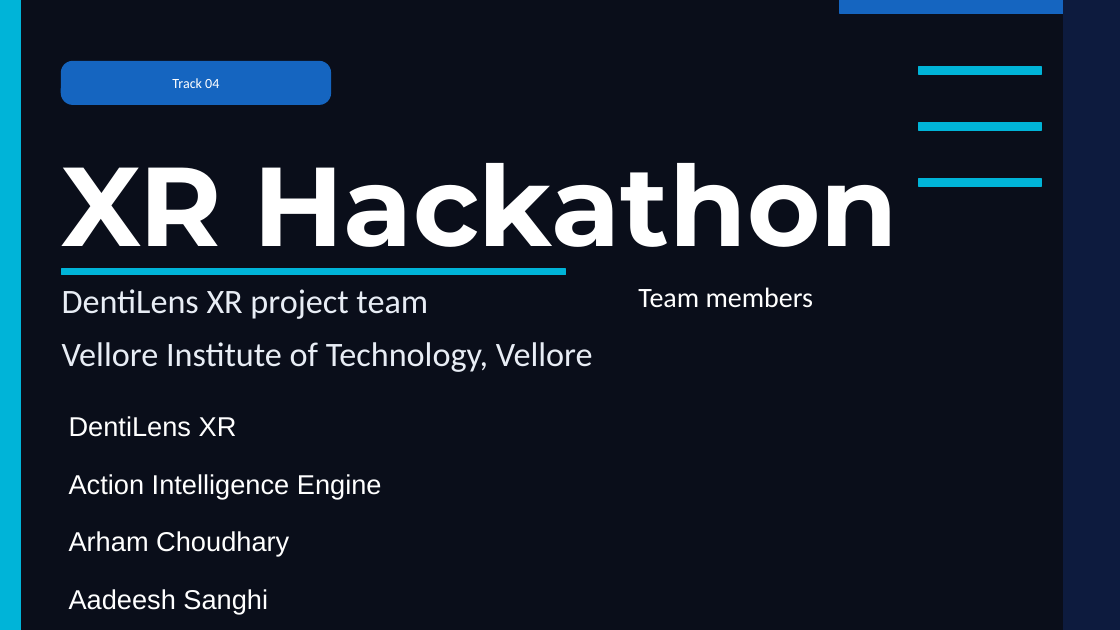
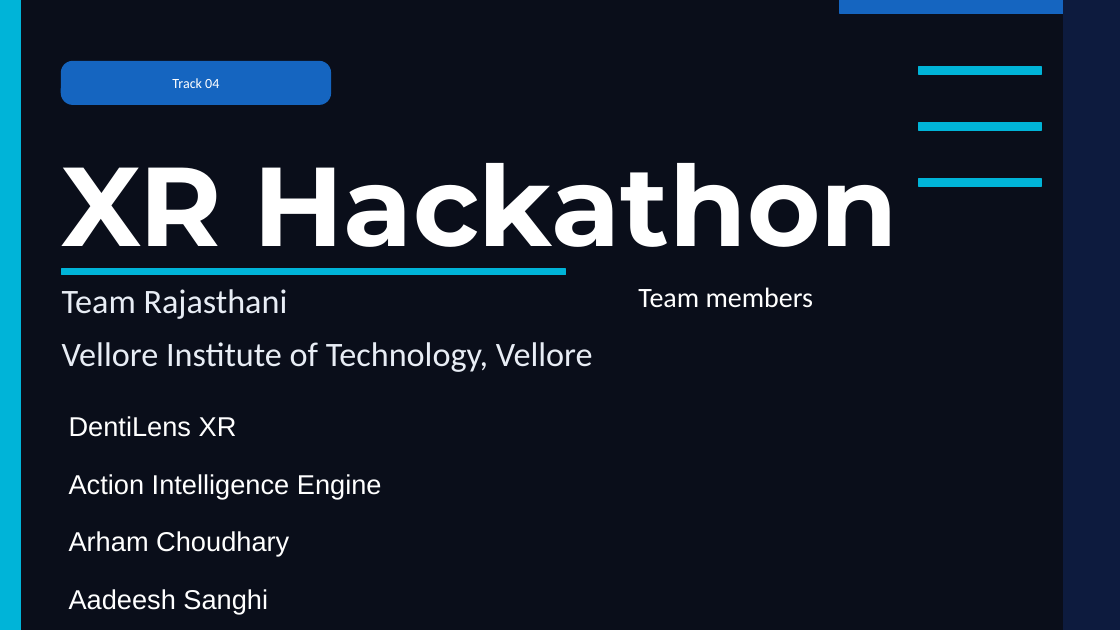
Before and after one commit to ArhamChoudhary-ui/DentiLens, a slide deck: slide 1 of reference/submission/DentiLens-Track4-Presentation.pptx. Drawn at 1120x630 pixels with LibreOffice and Linux fonts; fonts in the diff are those of the drawing. Boxes give left, top, right and bottom in pixels: in the first picture for what was removed or moved away, otherwise in the second. Text is boxed around its words. In the diff, an @@ line names an element or a change of style, - is before the commit and + after.

Commit message:
Finalize Team Rajasthani Track 4 release and submission materials

```diff
--- a/reference/submission/DentiLens-Track4-Presentation.pptx
+++ b/reference/submission/DentiLens-Track4-Presentation.pptx
@@ text at (62, 289, 288, 319): text changed @@
-DentiLens XR project team
+Team Rajasthani
```
Also in this commit, not shown: 5 other slides changed, 18 other files.
